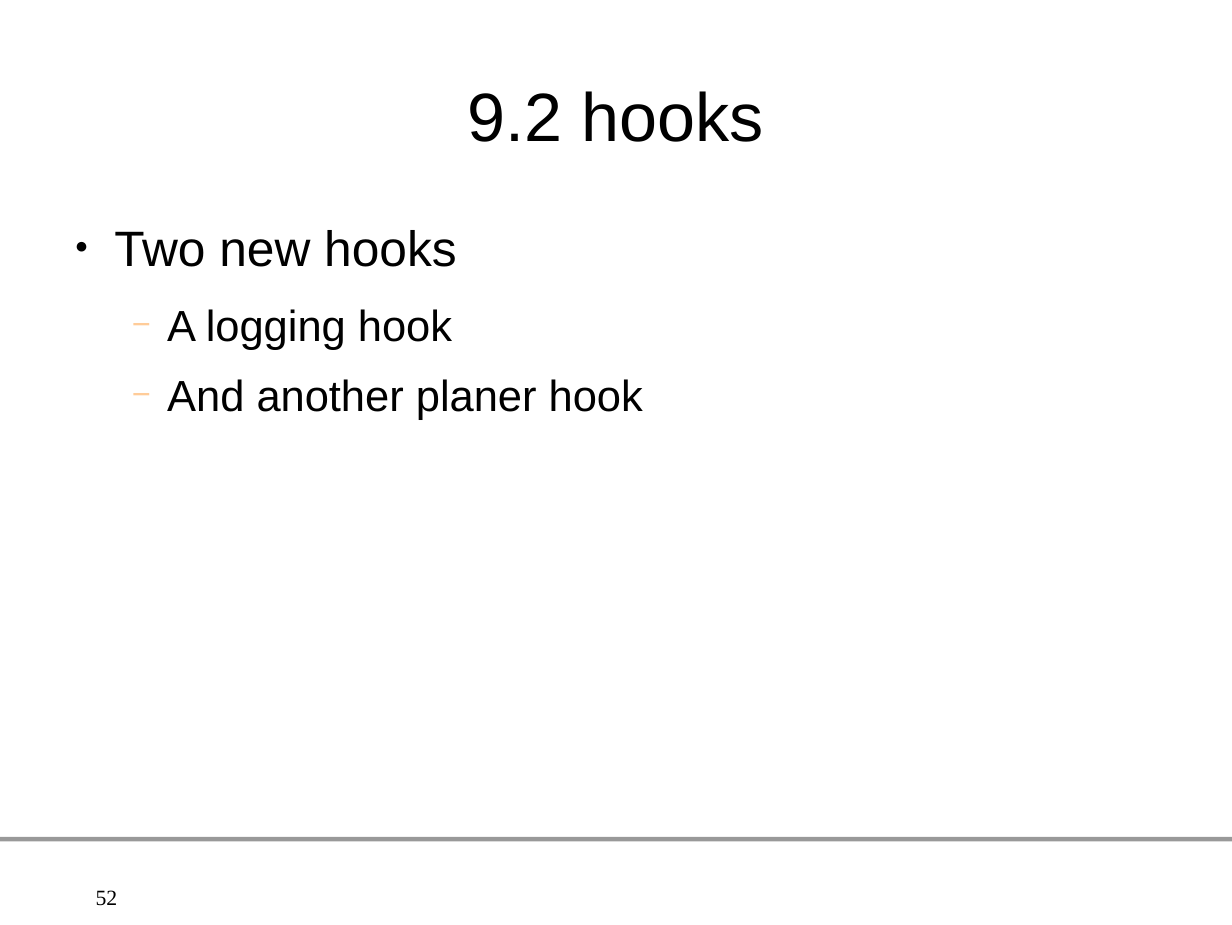
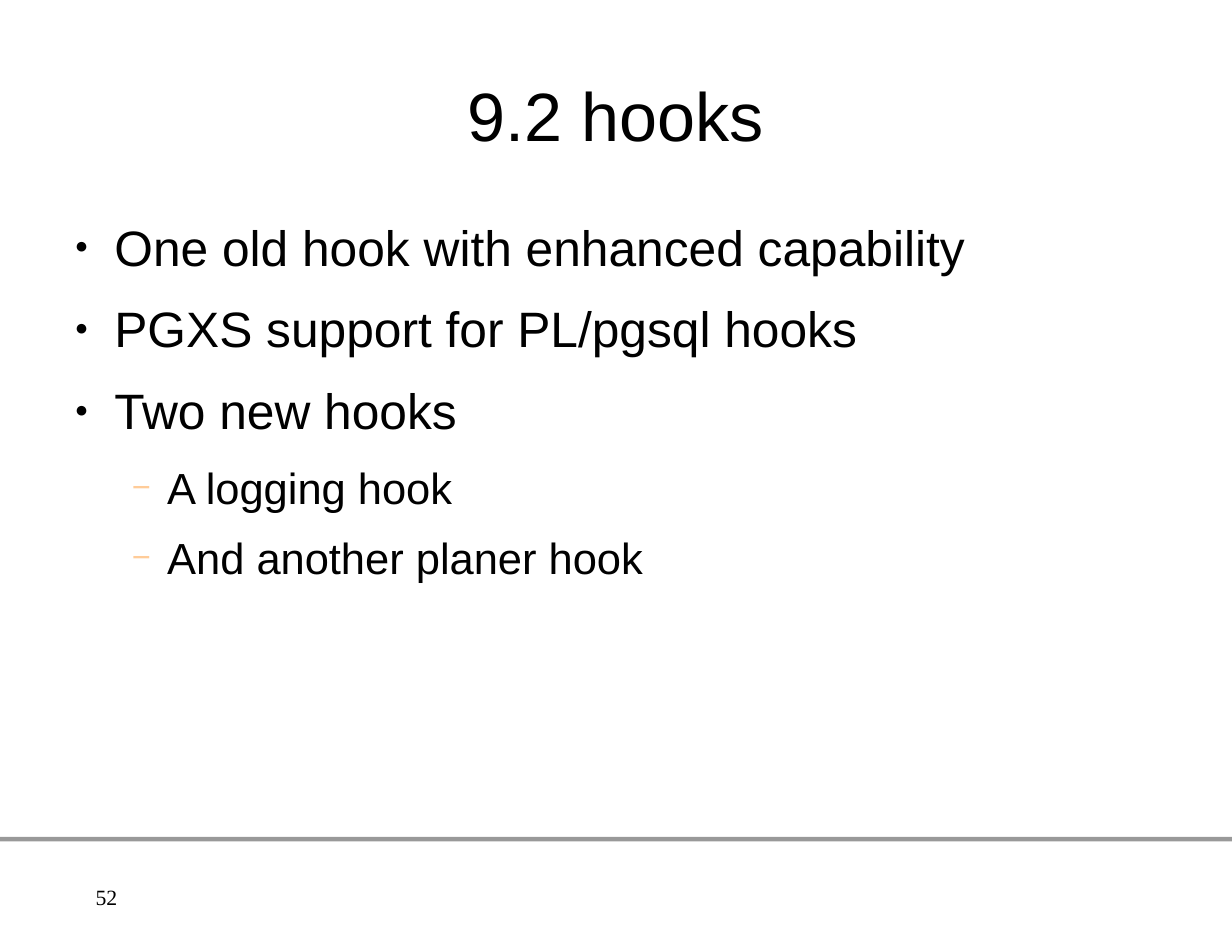
Before and after one commit to gleu/Hooks-in-PostgreSQL, a slide deck: slide 52 of hooks_in_postgresql.odp. Drawn at 1232x925 pixels with LibreOffice and Linux fonts; fonts in the diff are those of the drawing; background and template pictures are left out. Boxes give left, top, right and bottom in pixels: in the first picture for what was removed or moved away, otherwise in the second. Text is boxed around its words. In the diff, an @@ line names an element or a change of style, - is before the commit and + after.

```diff
--- a/hooks_in_postgresql.odp
+++ b/hooks_in_postgresql.odp
@@ text at [114,230,965,357]: paragraphs added @@
+● One old hook with enhanced capability
+● PGXS support for PL/pgsql hooks
```
Also in this commit, not shown: 1 other slide changed, 1 slide added.
